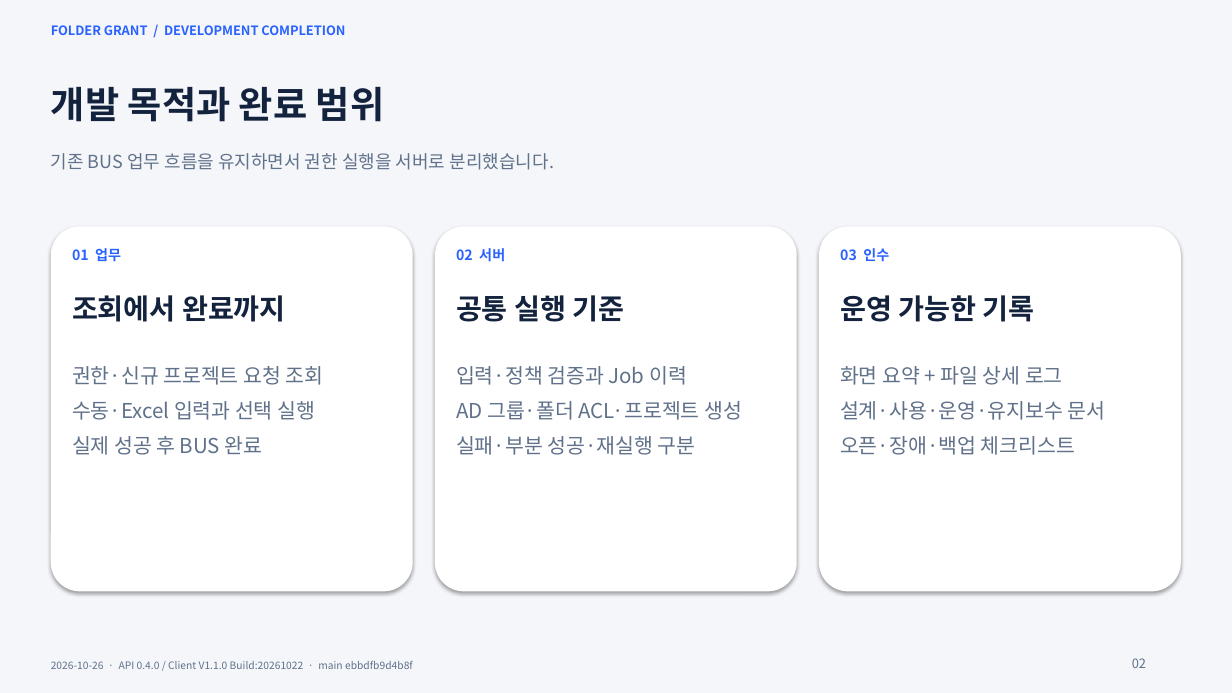
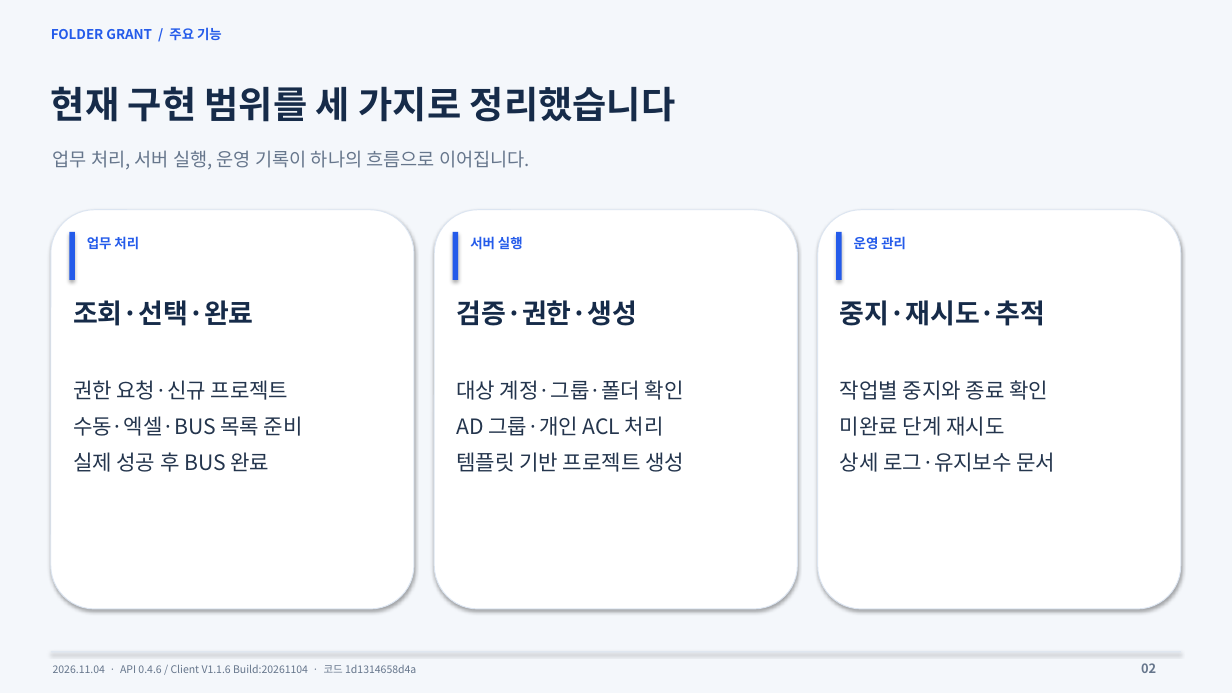
Before and after one commit to Corggi-Kim/Folder-Grant-Tool, a slide deck: slide 2 of docs/Folder_Grant_개발완료_보고서.pptx. Drawn at 1232x693 pixels with LibreOffice and Linux fonts; fonts in the diff are those of the drawing. Boxes give left, top, right and bottom in pixels: in the first picture for what was removed or moved away, otherwise in the second. Text is boxed around its words. In the diff, an @@ line names an element or a change of style, - is before the commit and + after.

Commit message:
Refresh maintenance manuals and development completion report

```diff
--- a/docs/Folder_Grant_개발완료_보고서.pptx
+++ b/docs/Folder_Grant_개발완료_보고서.pptx
@@ background #F4F6FA to #F4F7FB @@
@@ text at [51, 27, 222, 41]: text changed; size 10 to 10.5 pt; text colour #2962FF to #245BEA @@
-FOLDER GRANT / DEVELOPMENT COMPLETION
+FOLDER GRANT / 주요 기능
@@ text at [51, 86, 675, 122]: text changed; text colour #14233D to #162B49 @@
-개발 목적과 완료 범위
+현재 구현 범위를 세 가지로 정리했습니다
@@ text at [53, 150, 530, 169]: text changed; size 14 to 14.5 pt; text colour #60718A to #66768C @@
-기존 BUS 업무 흐름을 유지하면서 권한 실행을 서버로 분리했습니다.
+업무 처리, 서버 실행, 운영 기록이 하나의 흐름으로 이어집니다.
@@ rounded rectangle: place and size @@
-rounded rectangle at [51, 226, 413, 592]
+rounded rectangle at [51, 210, 414, 609]
@@ rectangle added at [69, 232, 75, 280], fill #245BEA @@
@@ text at [87, 236, 139, 250]: text changed; size 11 to 10.5 pt; text colour #2962FF to #245BEA @@
-01 업무
+업무 처리
@@ rounded rectangle: place and size @@
-rounded rectangle at [435, 226, 798, 592]
+rounded rectangle at [434, 210, 798, 609]
@@ rectangle added at [453, 232, 458, 280], fill #245BEA @@
@@ text at [470, 236, 523, 250]: text changed; size 11 to 10.5 pt; text colour #2962FF to #245BEA @@
-02 서버
+서버 실행
@@ outline none to #DCE5F1 0.75 pt; proportions changed in 3 elements at [51, 210, 414, 609], [434, 210, 798, 609], [818, 210, 1181, 609] @@
@@ rounded rectangle: place and size @@
-rounded rectangle at [819, 226, 1181, 592]
+rounded rectangle at [818, 210, 1181, 609]
@@ rectangle added at [836, 232, 842, 280], fill #245BEA @@
@@ text added at [854, 236, 906, 250], 10.5 pt, text #245BEA, bold @@
+운영 관리
@@ text removed at [840, 248, 889, 262] @@
-03 인수
@@ text removed at [456, 295, 625, 322] @@
-공통 실행 기준
@@ text removed at [840, 295, 1035, 322] @@
-운영 가능한 기록
@@ text at [73, 300, 254, 326]: text changed; size 22 to 21 pt; text colour #14233D to #162B49 @@
-조회에서 완료까지
+조회·선택·완료
@@ text added at [456, 300, 637, 326], 21 pt, text #162B49, bold @@
+검증·권한·생성
@@ text added at [840, 300, 1045, 326], 21 pt, text #162B49, bold @@
+중지·재시도·추적
@@ text at [73, 380, 303, 436]: text changed; size 16 to 16.5 pt; text colour #60718A to #24354D @@
-권한·신규 프로젝트 요청 조회
-수동·Excel 입력과 선택 실행
+권한 요청·신규 프로젝트
+수동·엑셀·BUS 목록 준비
@@ text "권한 요청·신규 프로젝트": place and size @@
-text "권한 요청·신규 프로젝트" at [72, 366, 324, 455]
+text "권한 요청·신규 프로젝트" at [73, 380, 303, 472]
@@ text at [456, 380, 684, 472]: text changed; size 16 to 16.5 pt; text colour #60718A to #24354D @@
-입력·정책 검증과 Job 이력
-AD 그룹·폴더 ACL·프로젝트 생성
-실패·부분 성공·재실행 구분
+대상 계정·그룹·폴더 확인
+AD 그룹·개인 ACL 처리
+템플릿 기반 프로젝트 생성
@@ text at [840, 380, 1055, 472]: text changed; size 16 to 16.5 pt; text colour #60718A to #24354D @@
-화면 요약 + 파일 상세 로그
-설계·사용·운영·유지보수 문서
-오픈·장애·백업 체크리스트
+작업별 중지와 종료 확인
+미완료 단계 재시도
+상세 로그·유지보수 문서
@@ text at [73, 452, 269, 472]: size 16 to 16.5 pt, text colour #60718A to #24354D in "실제 성공 후 BUS 완료"; line spacing 1 to 1.12; less space between paragraphs @@
@@ rectangle added at [51, 652, 1181, 653], fill #DCE5F1 @@
@@ text "02": place and size @@
-text "02" at [1132, 658, 1146, 668]
+text "02" at [1141, 663, 1156, 673]
@@ text "02" at [1141, 663, 1156, 673]: text colour #60718A to #66768C, bold on; line spacing 1 to 1.12; less space between paragraphs @@
@@ text at [53, 664, 416, 673]: text changed; size 8 to 8.2 pt; text colour #60718A to #66768C @@
-2026-10-26 · API 0.4.0 / Client V1.1.0 Build:20261022 · main ebbdfb9d4b8f
+2026.11.04 · API 0.4.6 / Client V1.1.6 Build:20261104 · 코드 1d1314658d4a
```
Also in this commit, not shown: 6 other slides changed, 11 slides added, 11 slides removed, 2 other files.
